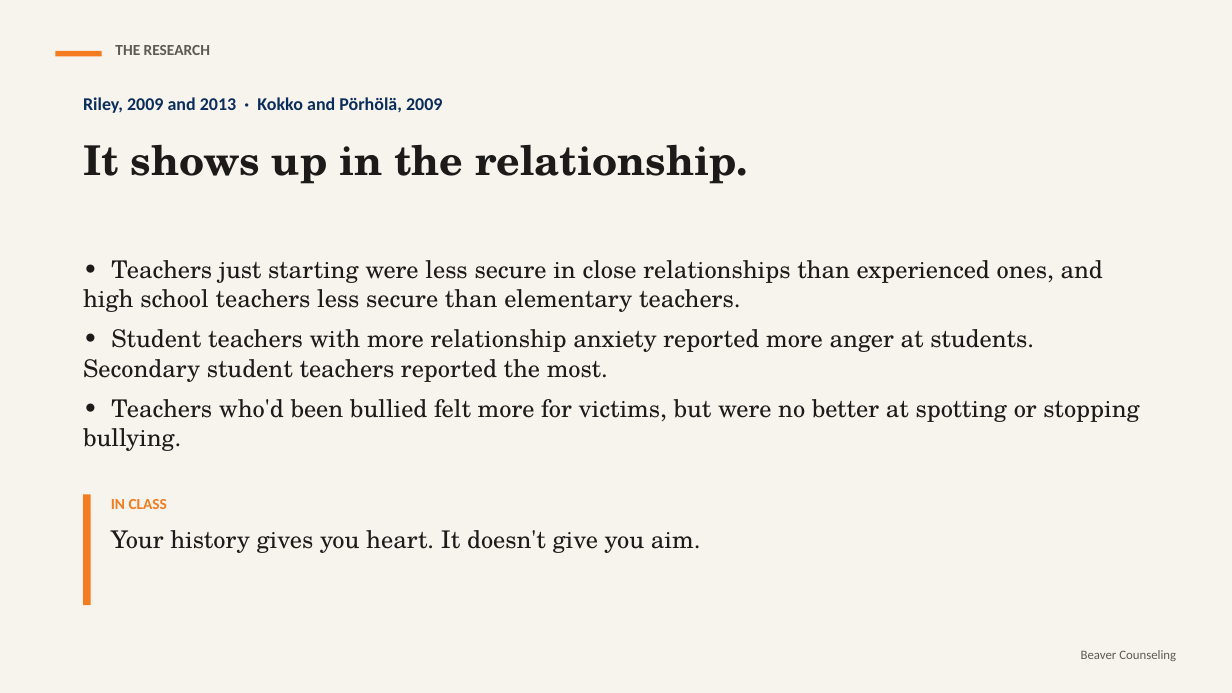
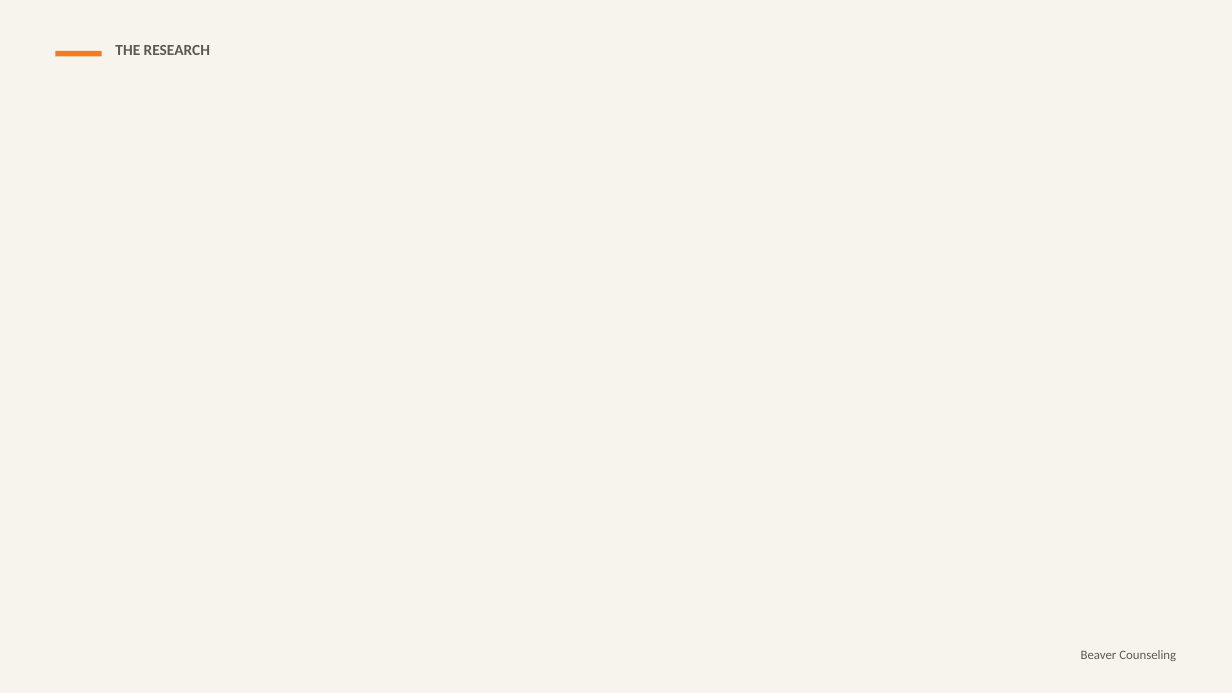
Before and after one commit to rmwtoolkit/bcds-toolkit, a slide deck: slide 7 of decks/your-high-school-self-lesson-v2.pptx (slide 8 before the commit). Drawn at 1232x693 pixels with LibreOffice and Linux fonts; fonts in the diff are those of the drawing; background and template pictures are left out. Boxes give left, top, right and bottom in pixels: in the first picture for what was removed or moved away, otherwise in the second. Text is boxed around its words. In the diff, an @@ line names an element or a change of style, - is before the commit and + after.

```diff
--- a/decks/your-high-school-self-lesson-v2.pptx
+++ b/decks/your-high-school-self-lesson-v2.pptx
@@ text removed at [83,97,442,113] @@
-Riley, 2009 and 2013 · Kokko and Pörhölä, 2009
@@ text removed at [83,144,748,184] @@
-It shows up in the relationship.
@@ text removed at [83,260,1139,451] @@
-• Teachers just starting were less secure in close relationships than experienced ones, and high school teachers less secure than elementary teachers.
-• Student teachers with more relationship anxiety reported more anger at students. Secondary student teachers reported the most.
-• Teachers who'd been bullied felt more for victims, but were no better at spotting or stopping bullying.
@@ rectangle removed at [83,494,91,605] @@
@@ text removed at [111,499,701,553] @@
-IN CLASS
-Your history gives you heart. It doesn't give you aim.
```
Also in this commit, not shown: 12 other slides changed, 3 slides added, 13 other files.
